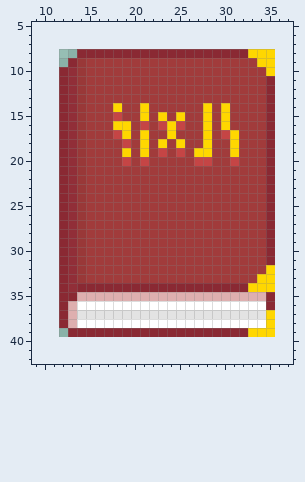
Edited in one commit: pixel-art file (wip-art/grimoire.aseprite). Above, as it was before the edit.
24x32 pixels, 1 frame. Shown: x 9..37, y 5..42. The old version is drawn lined up with the new one, on the new canvas.
The same view after the edit:
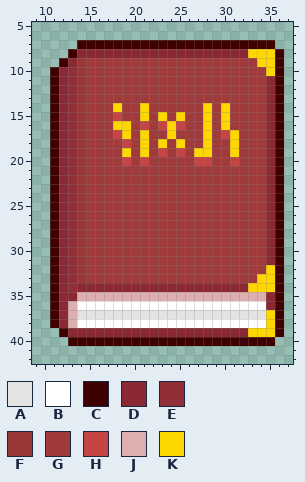
Palette (. is transparent): A #e3e3e3  B #ffffff  C #3f0000  D #8a2933  E #912e38  F #993838  G #a13b3b  H #c54545  J #deafaf  K #ffd700
Changes in this commit:
canvas 24x32 -> 48x48, the old top-left corner now at 12,8
Changed rows in their new state; - is an unchanged pixel.
first column x 11:
 7 ---CCCCCCCCCCCCCCCCCCCCCC-
 8 --C----------------------C
 9 -C-----------------------C
10 C------------------------C
11 C------------------------C
12 C------------------------C
13 C------------------------C
14 C------------------------C
15 C------------------------C
16 C------------------------C
17 C------------------------C
18 C------------------------C
19 C------------------------C
20 C------------------------C
21 C------------------------C
22 C------------------------C
23 C------------------------C
24 C------------------------C
25 C------------------------C
26 C------------------------C
27 C------------------------C
28 C------------------------C
29 C------------------------C
30 C------------------------C
31 C------------------------C
32 C------------------------C
33 C------------------------C
34 C------------------------C
35 C------------------------C
36 C------------------------C
37 C------------------------C
38 C------------------------C
39 -C-----------------------C
40 --CCCCCCCCCCCCCCCCCCCCCCC-
Where, in picture pixels (left, top, right, bottom), the same in both pictures:
added: (50, 40, 284, 346)
